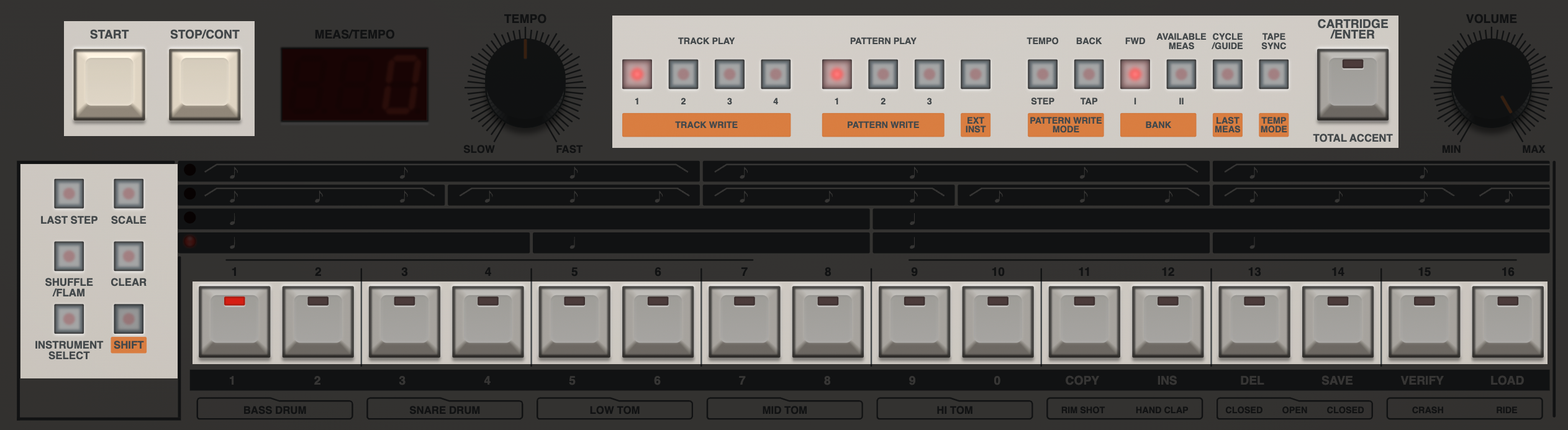
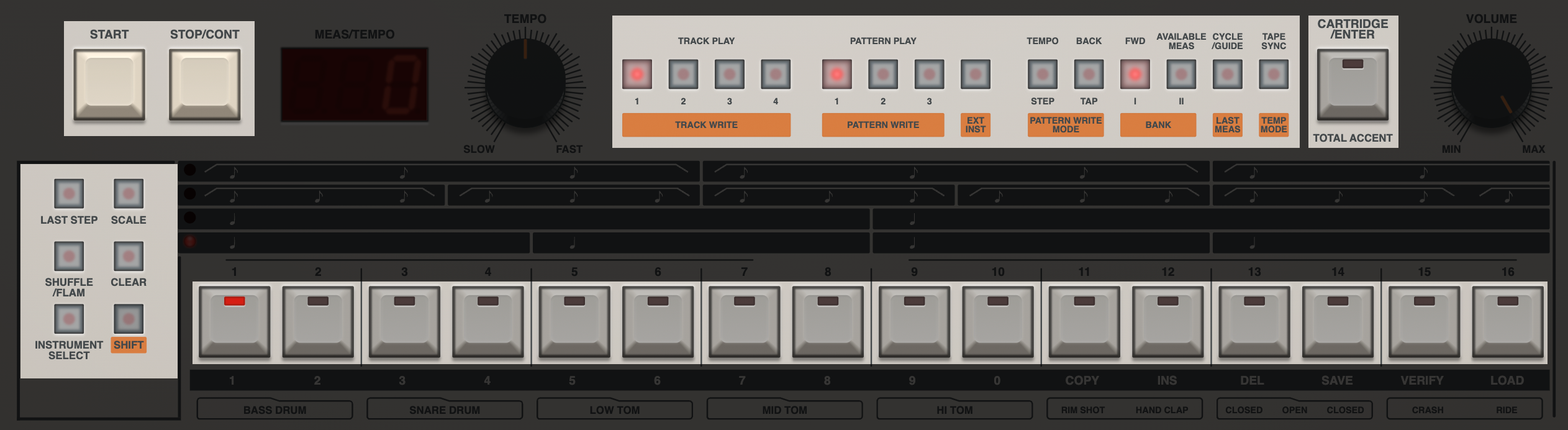
Layered file, before and after one edit (1568x430). Changes by layer:
painted on "mask" over [1299, 15, 1309, 148]